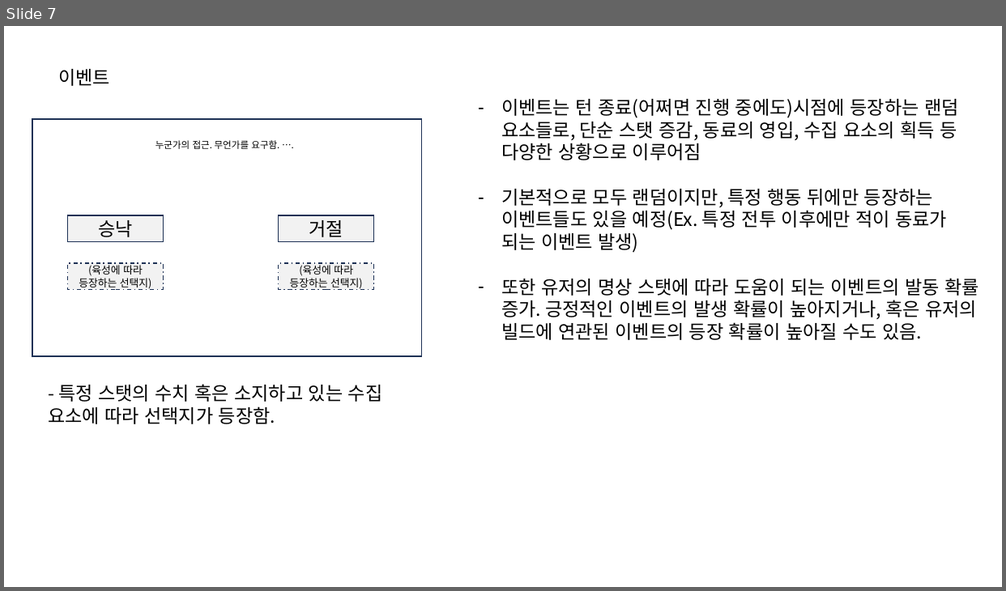
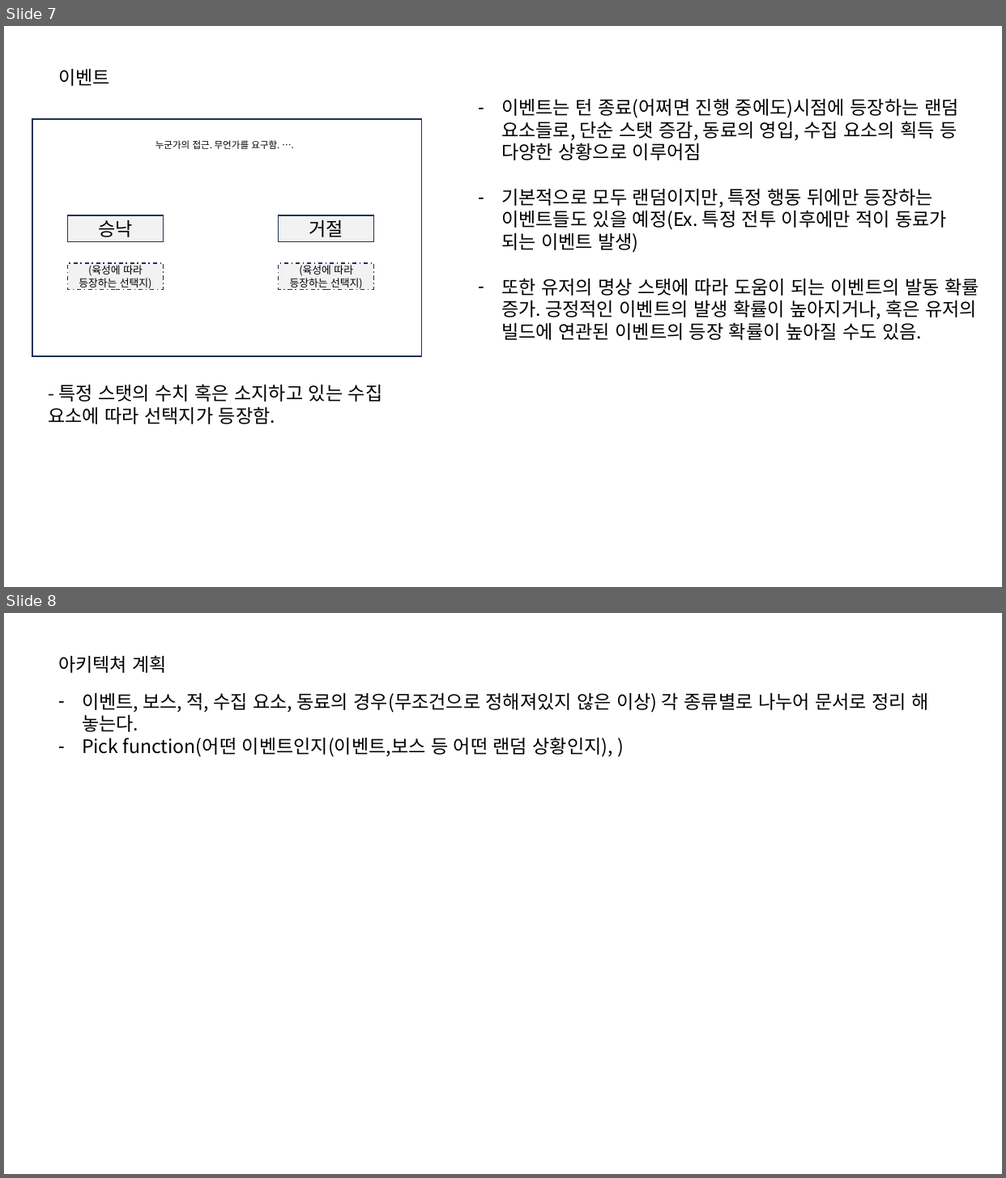
Before and after one commit to IdfKLeh/capstone, a slide deck: UI.pptx. Shown one above the other, each under a label of ours: slide 7 before the commit, slides 7 and 8 after it. The pictures are 1006x591 and 1006x1178 pixels, drawn with LibreOffice and Linux fonts; fonts in the diff are those of the drawing. Boxes give left, top, right and bottom in pixels: in the first picture for what was removed or moved away, otherwise in the second. Text is boxed around its words. In the diff, an @@ line names an element or a change of style, - is before the commit and + after.

```diff
--- a/UI.pptx
+++ b/UI.pptx
@@ slide 8 added at [4,613,1002,1174], background #FFFFFF @@
@@ text added at [58,655,168,673], 18 pt, text #000000 @@
+아키텍쳐 계획
@@ text added at [82,693,929,757], 18 pt, text #000000 @@
+– 이벤트, 보스, 적, 수집 요소, 동료의 경우(무조건으로 정해져있지 않은 이상) 각 종류별로 나누어 문서로 정리 해 놓는다.
+– Pick function(어떤 이벤트인지(이벤트,보스 등 어떤 랜덤 상황인지), )
```
Also in this commit, not shown: 5 other files.
